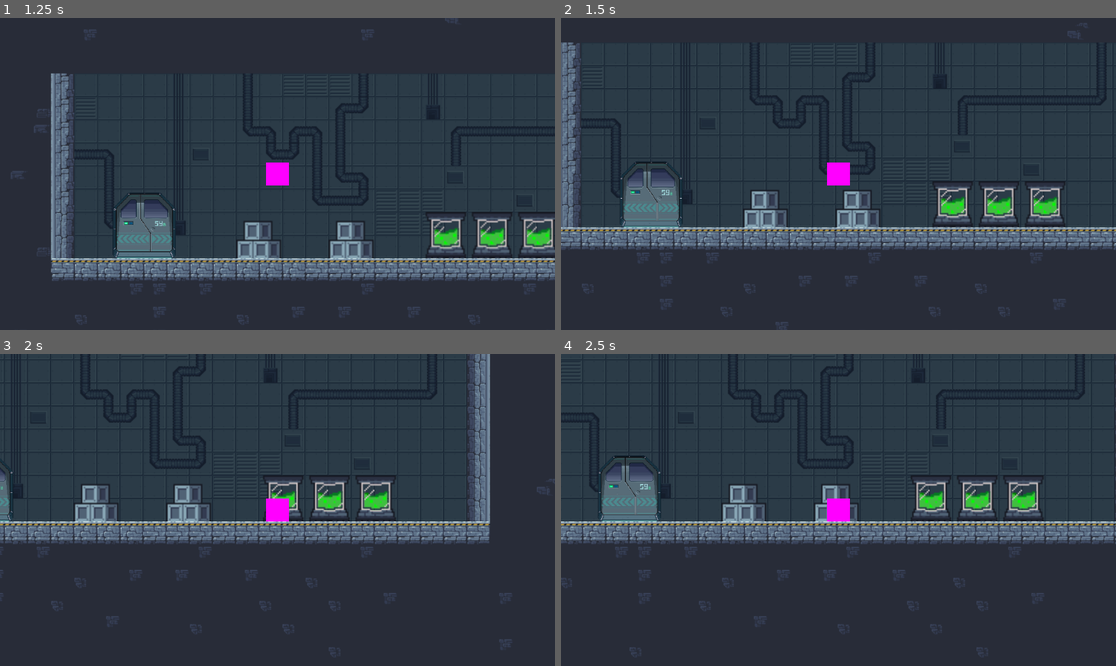
Above: before the commit, frames 1-4 (two rows, left to right).
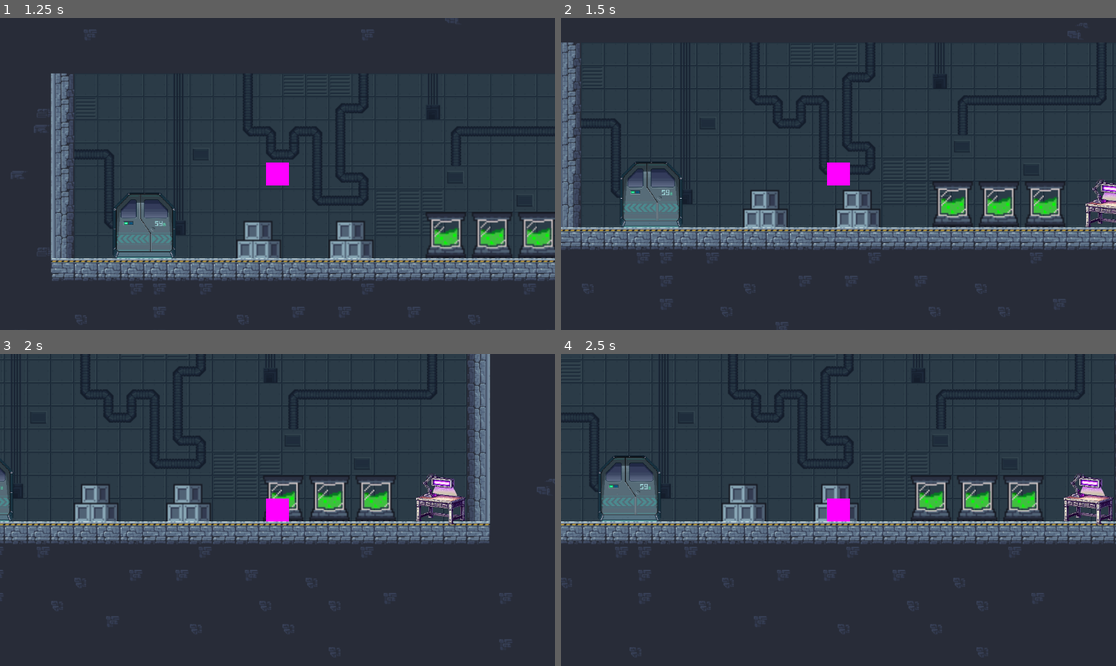
Above: after the commit, the same moments.

Repository: F-Yuksel/I2VGM-assignment3
Game: Godot game, scene res://Scenes/Levels/reactor/LQ2.tscn
Two runs of this game, one before a commit and one after it. Both use one fixed random seed, a clock stepped at 60 frames per second and the inputs below. This scene is started directly instead of the project's main scene.
Inputs:
- Up to frame 1 (1.25 s): tap E (Interact) at 0.5, 0.6 s; hold D (Right) from 0.53 s (still down); tap Space (Jump) at 0.77 s
- Up to frame 2 (1.5 s): keep holding D (Right); tap E (Interact) at 1.35 s
- Up to frame 3 (2 s): keep holding D (Right); tap Space (Jump) at 1.52 s
- Up to frame 4 (2.5 s): release D (Right) at 2.03 s; hold A (Left) from 2.03 s (still down); tap E (Interact) at 2.1 s

Frame 1 is identical in both runs. In frame 2, 0.5% of the frame differs, in the area x 94-100%, y 51-68%; in frame 3, 0.8%, in the area x 74-84%, y 38-55%; in frame 4, 0.8%.

Commit message:
i aint bring nothin to the table when im the table

Diff:
--- a/itvgm-a3/Scenes/Levels/reactor/LQ2.tscn
+++ b/itvgm-a3/Scenes/Levels/reactor/LQ2.tscn
@@ -1,10 +1,11 @@
-[gd_scene load_steps=13 format=4 uid="uid://trcvk3cufrno"]
+[gd_scene load_steps=14 format=4 uid="uid://trcvk3cufrno"]
 
 [ext_resource type="Texture2D" uid="uid://ddbfekpeprw36" path="res://Imports/Foozle_2DT0001_Science_Fiction_Lab_TilesetDecorTraps/Foozle_2DT0001_Science_Fiction_Labs_Tileset/Tileset/level_tileset.png" id="1_hv0vs"]
 [ext_resource type="PackedScene" uid="uid://dute4v511dbtp" path="res://Scenes/Levels/reactor/door.tscn" id="2_s4q1w"]
 [ext_resource type="Texture2D" uid="uid://dj7mvn2iccjja" path="res://Imports/Foozle_2DT0001_Science_Fiction_Lab_TilesetDecorTraps/Foozle_2DT0001_Science_Fiction_Labs_Tileset/Decor/full decor tiles.png" id="4_hnbf4"]
 [ext_resource type="PackedScene" uid="uid://xsors4k2rgg7" path="res://Scenes/player.tscn" id="5_wiufw"]
 [ext_resource type="PackedScene" uid="uid://3di81jfd6h7r" path="res://Scenes/Levels/reactor/interact.tscn" id="6_ovjcj"]
+[ext_resource type="Texture2D" uid="uid://dwwa7tj72kydr" path="res://Imports/tafel/tafel.png" id="6_ybd8m"]
 
 [sub_resource type="TileSetAtlasSource" id="TileSetAtlasSource_lc3wq"]
 texture = ExtResource("1_hv0vs")
@@ -164,6 +165,11 @@
 tile_map_data = PackedByteArray("AAAJAP3/AAADAAQAAAAEAP3/AAACAAQAAAAEAP7/AAACAAUAAAAFAP3/AAADAAQAAAAFAP7/AAADAAUAAAAMAP …(240 unchanged characters)…
 tile_set = SubResource("TileSet_rpqal")
 
+[node name="Tafel" type="Sprite2D" parent="."]
+position = Vector2(637, -63)
+scale = Vector2(-0.161562, 0.161562)
+texture = ExtResource("6_ybd8m")
+
 [node name="Player" parent="." instance=ExtResource("5_wiufw")]
 position = Vector2(-1, -69)
 
Binary file added: itvgm-a3/Imports/tafel/tafel.png
Not shown, added: itvgm-a3/Imports/tafel/tafel.png.import
Not shown, changed: itvgm-a3/Imports/.DS_Store
